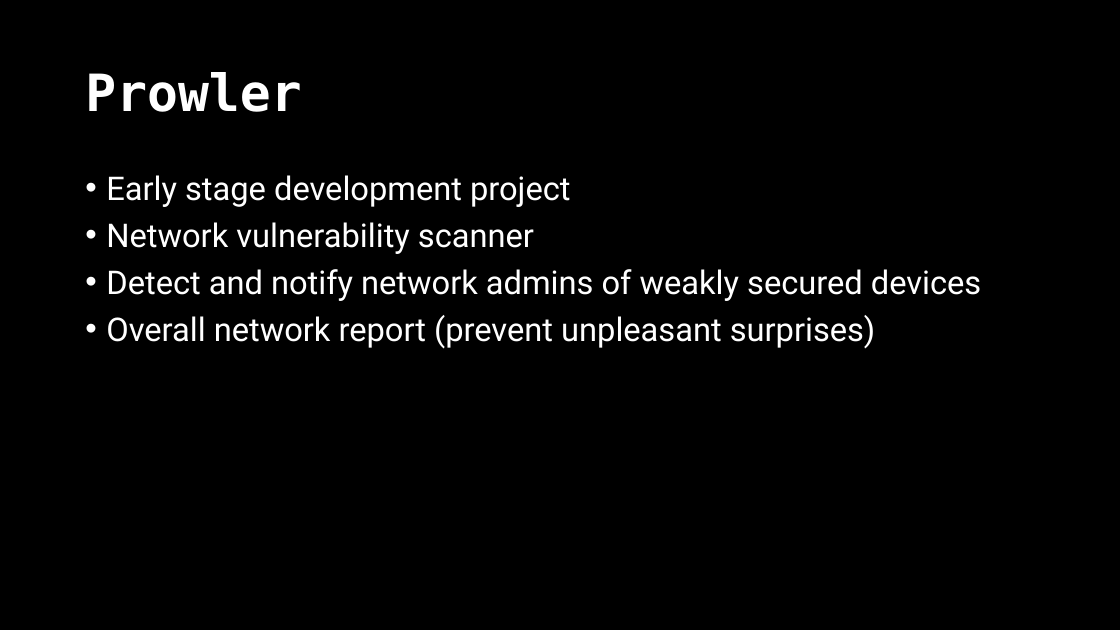
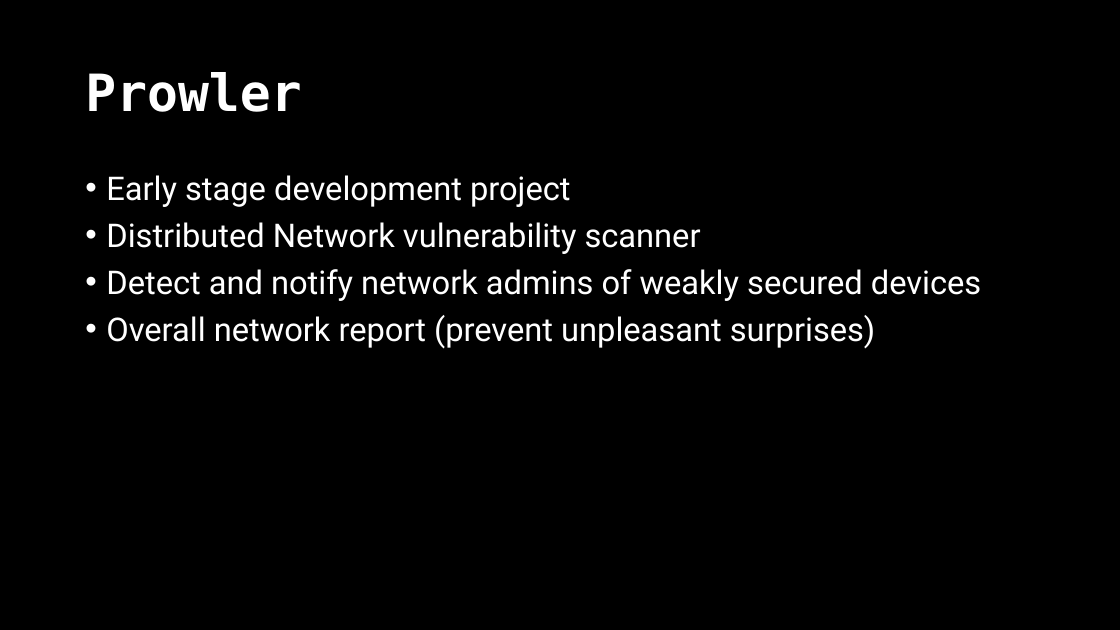
Before and after one commit to tlkh/prowler, a slide deck: slide 2 of media/ProwlerPresentation.pptx. Drawn at 1120x630 pixels with LibreOffice and Linux fonts; fonts in the diff are those of the drawing. Boxes give left, top, right and bottom in pixels: in the first picture for what was removed or moved away, otherwise in the second. Text is boxed around its words. In the diff, an @@ line names an element or a change of style, - is before the commit and + after.

```diff
--- a/media/ProwlerPresentation.pptx
+++ b/media/ProwlerPresentation.pptx
@@ text at (106,222,701,254): text changed @@
-• Network vulnerability scanner
+• Distributed Network vulnerability scanner
```
Also in this commit, not shown: 1 other slide changed, 4 other files.
